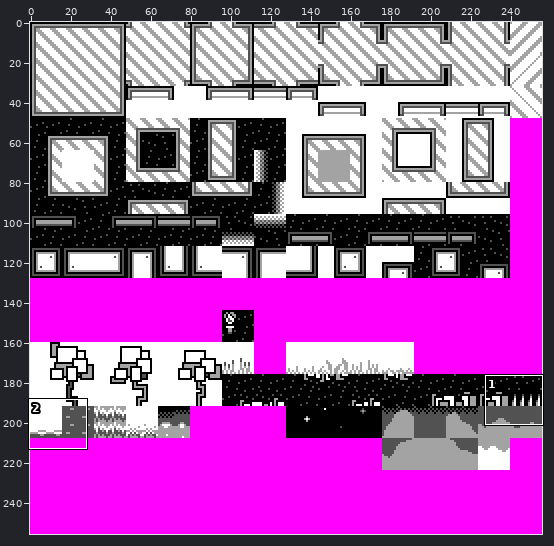
A sprite sheet gets an edit: src/data/blocks.def.png. Above, an overview of the earlier version with the close-up marked.
Close-up. Earlier state:
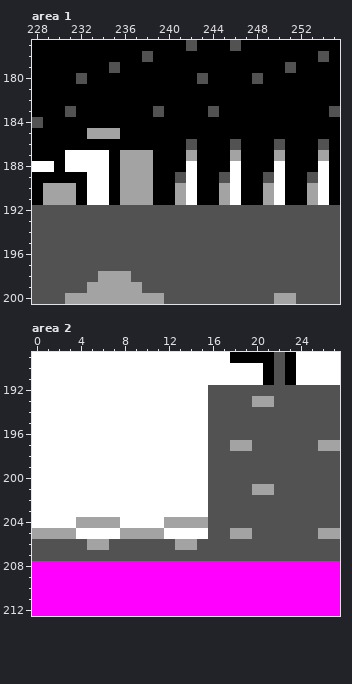
The file is 256x256 pixels. Shown: area 1: x 228..255, y 177..200; area 2: x 0..27, y 189..212.
And afterwards:
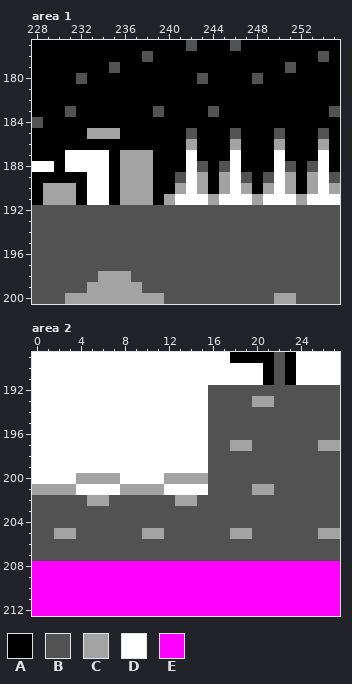
Palette (. is transparent): A #000000  B #525252  C #a3a3a3  D #ffffff  E #ff00ff
From old to new:
{"where": "area 1"}
{"y":185,"x":242,"old":"A","new":"B"}
{"y":185,"x":246,"old":"A","new":"B"}
{"y":185,"x":250,"old":"A","new":"B"}
{"y":185,"x":254,"old":"A","new":"B"}
{"y":186,"x":242,"old":"B","new":"C"}
{"y":186,"x":246,"old":"B","new":"C"}
{"y":186,"x":250,"old":"B","new":"C"}
{"y":186,"x":254,"old":"B","new":"C"}
{"y":187,"x":242,"old":"C","new":"D"}
{"y":187,"x":246,"old":"C","new":"D"}
{"y":187,"x":250,"old":"C","new":"D"}
{"y":187,"x":254,"old":"C","new":"D"}
{"y":188,"x":243,"old":"A","new":"B"}
{"y":188,"x":245,"old":"A","new":"B"}
{"y":188,"x":251,"old":"A","new":"B"}
{"y":188,"x":253,"old":"A","new":"B"}
{"y":189,"x":243,"old":"A","new":"C"}
{"y":189,"x":245,"old":"B","new":"C"}
{"y":189,"x":247,"old":"A","new":"B"}
{"y":189,"x":251,"old":"A","new":"C"}
{"y":189,"x":253,"old":"B","new":"C"}
{"y":189,"x":255,"old":"A","new":"B"}
{"y":190,"x":243,"old":"A","new":"C"}
{"y":190,"x":247,"old":"A","new":"C"}
{"y":190,"x":251,"old":"A","new":"C"}
{"y":190,"x":255,"old":"A","new":"C"}
{"y":191,"x":240,"old":"AC","new":"CD"}
{"y":191,"x":243,"old":"AAC","new":"DCD"}
{"y":191,"x":247,"old":"AAC","new":"DCD"}
{"y":191,"x":251,"old":"AAC","new":"DCD"}
{"y":191,"x":255,"old":"A","new":"D"}
{"where": "area 2"}
{"y":200,"x":4,"old":"DDDD","new":"CCCC"}
{"y":200,"x":12,"old":"DDDD","new":"CCCC"}
{"y":201,"x":0,"old":"DDDD","new":"CCCC"}
{"y":201,"x":8,"old":"DDDD","new":"CCCC"}
{"y":202,"x":0,"old":"DDDDDDDDDDDDDDDD","new":"BBBBBCCBBBBBBCCB"}
{"y":203,"x":0,"old":"DDDDDDDDDDDDDDDD","new":"BBBBBBBBBBBBBBBB"}
{"y":204,"x":0,"old":"DDDDCCCCDDDDCCCC","new":"BBBBBBBBBBBBBBBB"}
{"y":205,"x":0,"old":"CC","new":"BB"}
{"y":205,"x":4,"old":"DDDDCC","new":"BBBBBB"}
{"y":205,"x":12,"old":"DDDD","new":"BBBB"}
{"y":206,"x":5,"old":"CC","new":"BB"}
{"y":206,"x":13,"old":"CC","new":"BB"}
{"label":"changed","picture_box":[164,128,340,205]}
{"label":"changed","picture_box":[32,473,208,550]}
